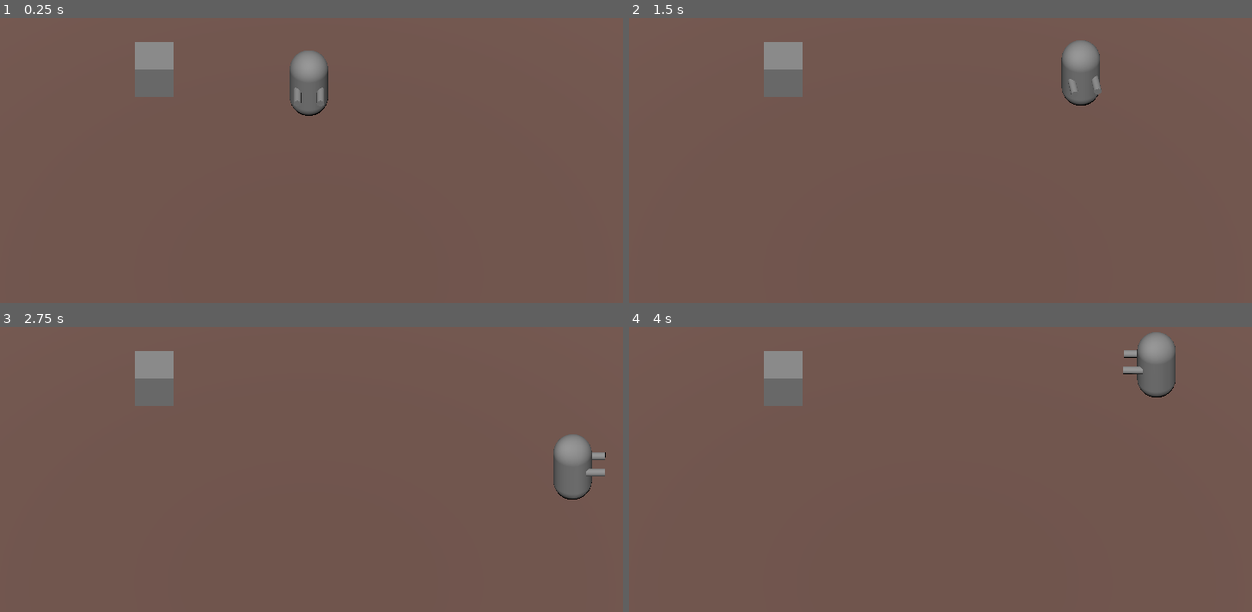
Above: before the commit, frames 1-4 (two rows, left to right).
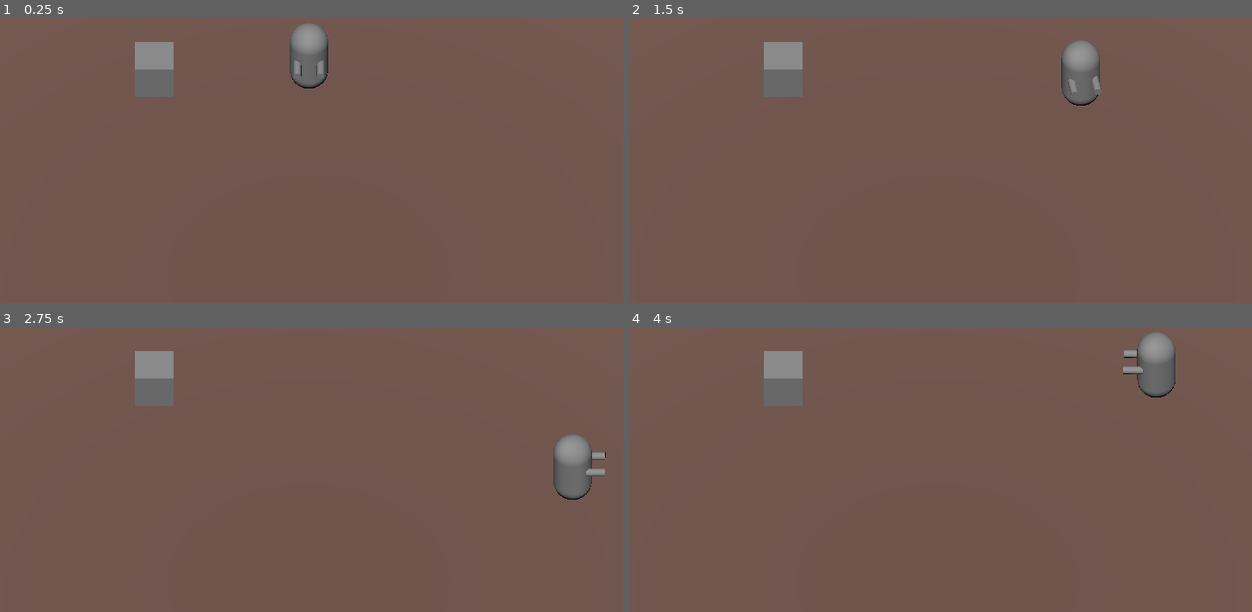
Above: after the commit, the same moments.

Repository: HjalteTagmose/HelgeSpillet
Game: Godot game, scene res://Game.tscn
Two runs of this game, one before a commit and one after it. Both use one fixed random seed, a clock stepped at 60 frames per second and the inputs below.
Inputs:
- Up to frame 1 (0.25 s): no input
- Up to frame 2 (1.5 s): tap Enter (ui_accept) at 0.5, 0.77 s; hold Right (ui_right) 0.53-1.28 s; hold Down (ui_down) from 1.28 s (still down)
- Up to frame 3 (2.75 s): tap Enter (ui_accept) at 1.52 s; release Down (ui_down) at 2.03 s; hold Right (ui_right) from 2.03 s (still down)
- Up to frame 4 (4 s): release Right (ui_right) at 2.78 s; hold Up (ui_up) 2.78-3.53 s; tap Enter (ui_accept) at 3.02, 3.77 s; hold Left (ui_left) from 3.53 s (still down)

The runs differ from the first frame. In frame 1, 1.3% of the frame differs, in the area x 46-53%, y 1-35%; in frame 2, less than 0.1%; in frame 3, less than 0.1%; in frame 4, less than 0.1%.
Error before the commit: Invalid type in utility function "lerp()". Cannot convert argument 2 from int to float. (res://Player.gd:42)

Commit message:
fix conversion bug

Diff:
--- a/Player.gd
+++ b/Player.gd
@@ -36,8 +36,8 @@
 		target_speed_z = direction.z * SPEED
 		target_rot = atan2(direction.x, direction.z)
 	else:
-		target_speed_x = 0
-		target_speed_z = 0
+		target_speed_x = 0.0
+		target_speed_z = 0.0
 
 	velocity.x = lerp(velocity.x, target_speed_x, delta * ACCELERATION);
 	velocity.z = lerp(velocity.z, target_speed_z, delta * ACCELERATION);
@@ -45,5 +45,3 @@
 
 	mesh.rotation.y = rot
 	move_and_slide()
-
-	print(rad_to_deg(target_rot))
